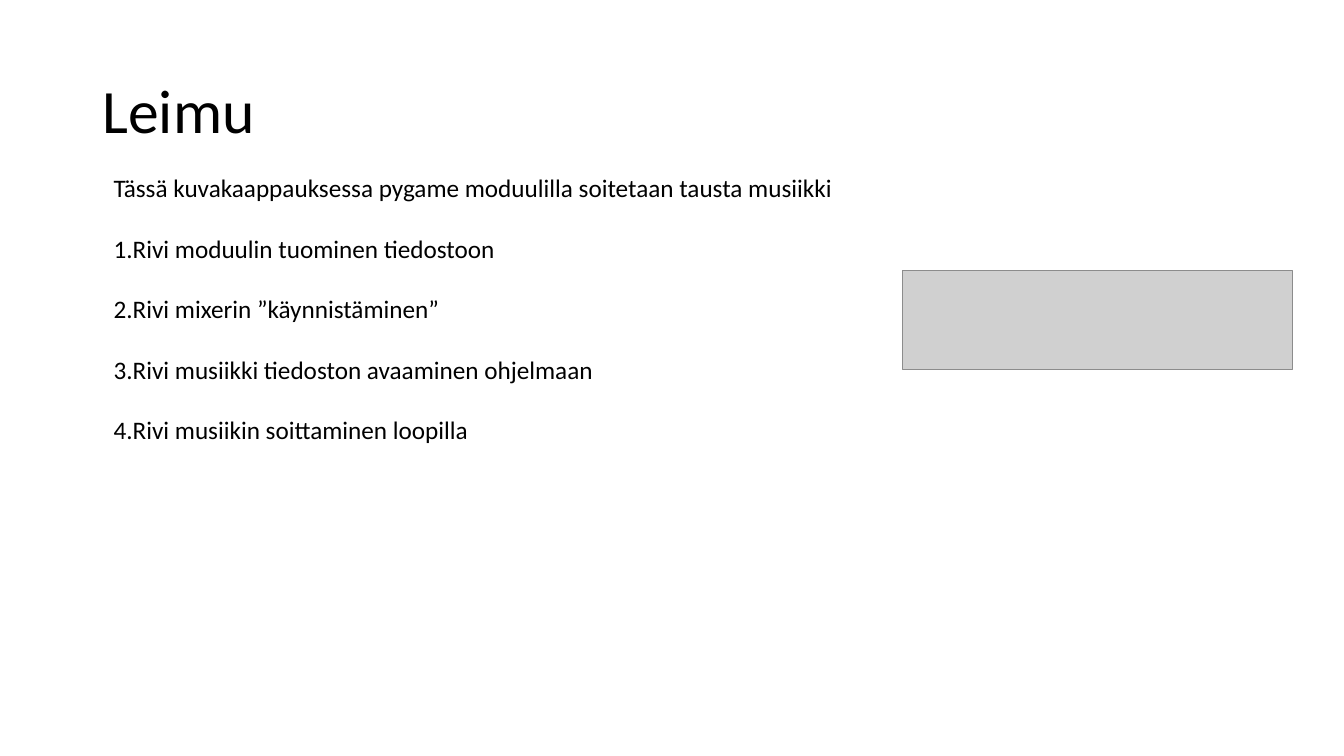
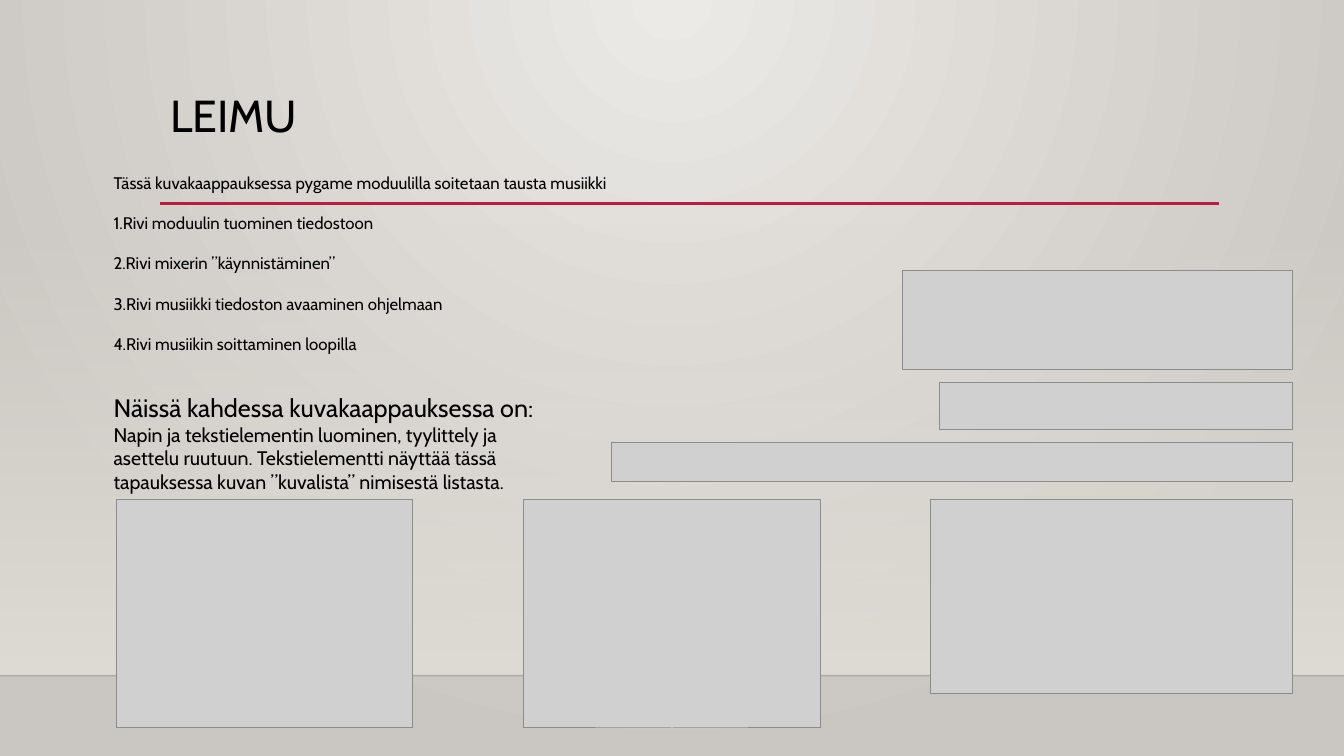
Before and after one commit to luimu64/PROJEKTITYO, a slide deck: slide 2 of Seikkailupeli.pptx. Drawn at 1344x756 pixels with LibreOffice and Linux fonts; fonts in the diff are those of the drawing; grey boxes stand for pictures; background and template pictures are left out. Boxes give left, top, right and bottom in pixels: in the first picture for what was removed or moved away, otherwise in the second. Text is boxed around its words. In the diff, an @@ line names an element or a change of style, - is before the commit and + after.

```diff
--- a/Seikkailupeli.pptx
+++ b/Seikkailupeli.pptx
@@ background #FFFFFF to gradient #ECEAE7 to #CAC7C1 @@
@@ title "LEIMU" at (x1=170, y1=100, x2=297, y2=133): vertical alignment middle to top @@
@@ title at (x1=170, y1=100, x2=297, y2=133): text changed; size 44 to 32 pt; font Calibri to Cabin @@
-Leimu
+LEIMU
@@ text "Tässä kuvakaappauksessa pygame moduulilla soitetaan ..." at (x1=114, y1=176, x2=606, y2=354): size 18 to 12 pt, font Calibri to Cabin @@
@@ line added from (160, 204) to (1220, 204), #B71E42 2.5 pt @@
@@ rectangle added at (x1=0, y1=223, x2=1344, y2=676), fill gradient #DFDBD5 @@
@@ picture added at (x1=940, y1=382, x2=1293, y2=430) @@
@@ text added at (x1=114, y1=398, x2=533, y2=494), 14 pt, text #000000 @@
+Näissä kahdessa kuvakaappauksessa on:
+Napin ja tekstielementin luominen, tyylittely ja asettelu ruutuun. Tekstielementti näyttää tässä tapauksessa kuvan ”kuvalista” nimisestä listasta.
@@ picture added at (x1=612, y1=443, x2=1293, y2=482) @@
@@ picture added at (x1=117, y1=500, x2=413, y2=728) @@
@@ picture added at (x1=523, y1=500, x2=821, y2=728) @@
@@ picture added at (x1=931, y1=500, x2=1293, y2=694) @@
@@ line added from (0, 676) to (1344, 676), #000001 1 pt @@
```
Also in this commit, not shown: 2 other slides changed.
